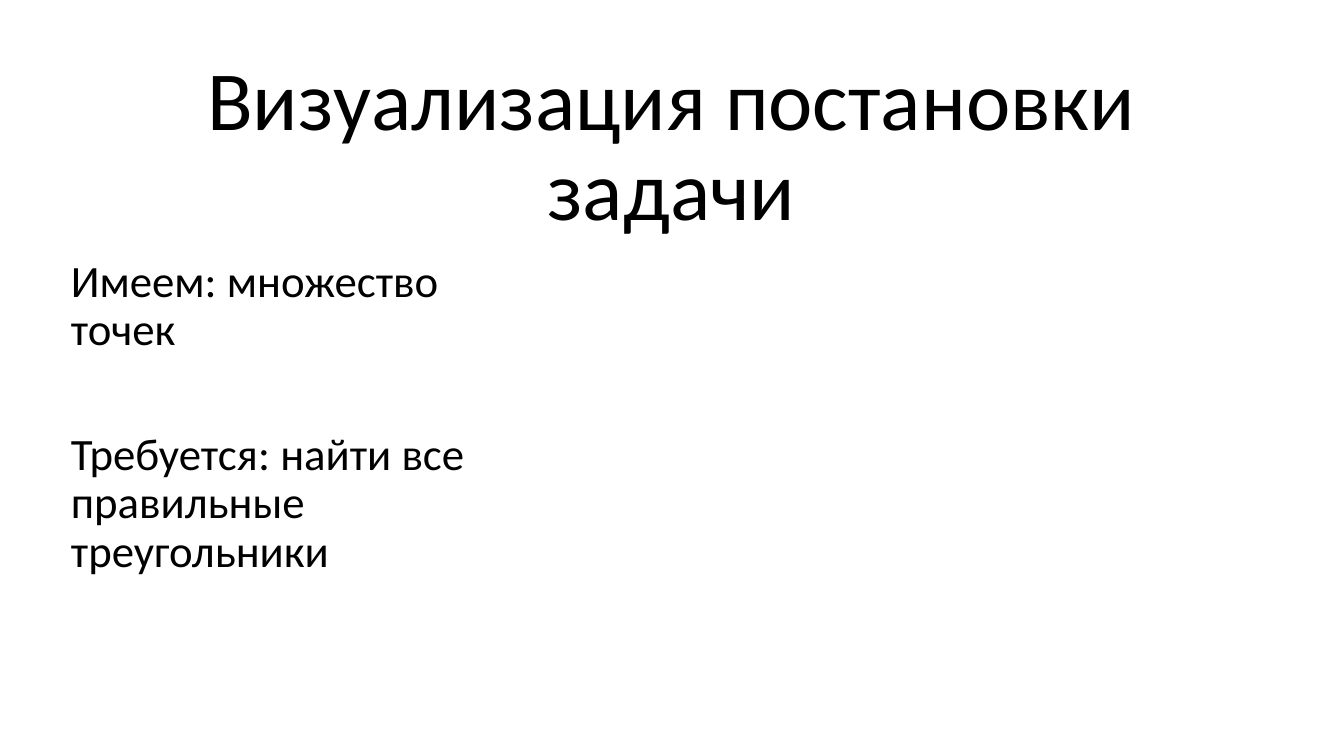
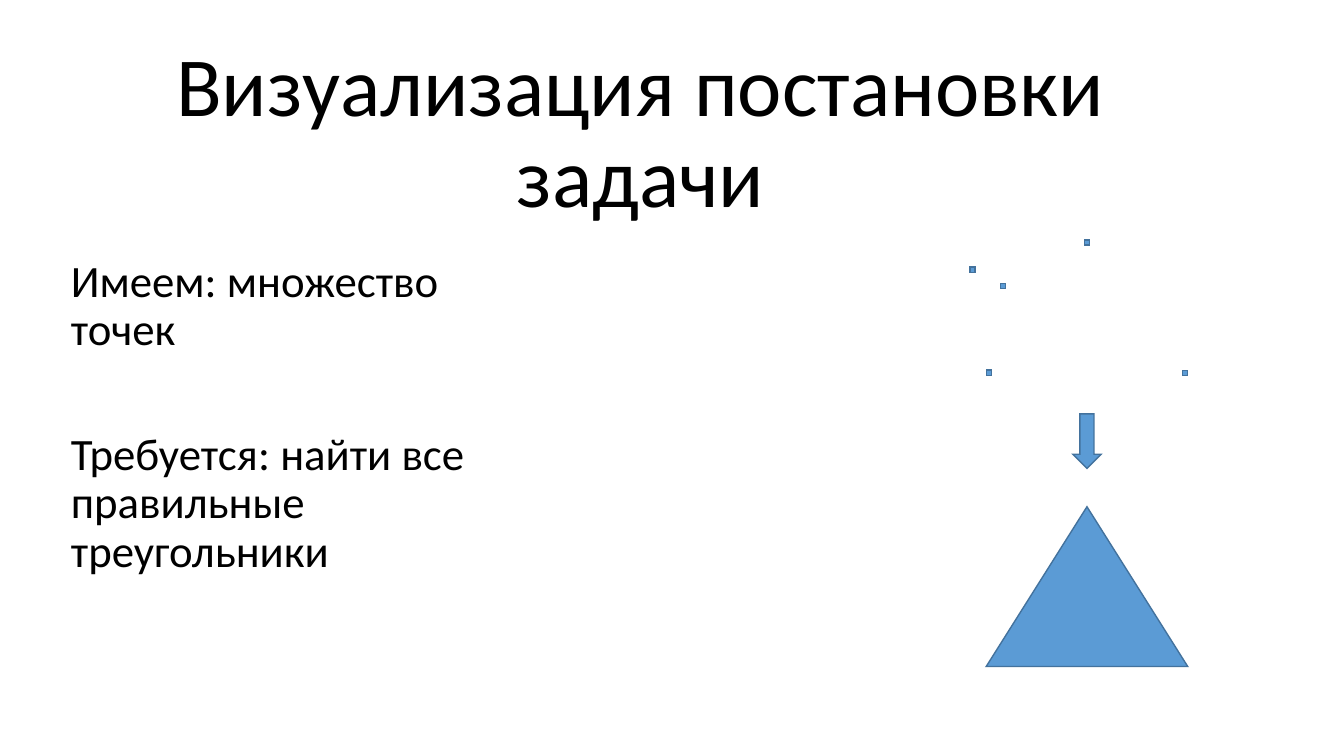
Before and after one commit to pavlovmd24/JavaGl239Project-master, a slide deck: slide 4 of report/презентация павлов михаил 10-1.pptx. Drawn at 1344x756 pixels with LibreOffice and Linux fonts; fonts in the diff are those of the drawing. Boxes give left, top, right and bottom in pixels: in the first picture for what was removed or moved away, otherwise in the second. Text is boxed around its words. In the diff, an @@ line names an element or a change of style, - is before the commit and + after.

```diff
--- a/report/презентация павлов михаил 10-1.pptx
+++ b/report/презентация павлов михаил 10-1.pptx
@@ title "Визуализация постановки задачи" moved from (x1=207, y1=76, x2=1135, y2=234) to (x1=176, y1=62, x2=1104, y2=221) @@
@@ rectangle added at (x1=970, y1=267, x2=975, y2=272), fill #5B9BD5, outline #43739E 1 pt @@
@@ rectangle added at (x1=1085, y1=240, x2=1090, y2=245), fill #5B9BD5, outline #43739E 1 pt @@
@@ rectangle added at (x1=1001, y1=283, x2=1006, y2=288), fill #5B9BD5, outline #43739E 1 pt @@
@@ rectangle added at (x1=986, y1=370, x2=991, y2=375), fill #5B9BD5, outline #43739E 1 pt @@
@@ rectangle added at (x1=1183, y1=371, x2=1188, y2=376), fill #5B9BD5, outline #43739E 1 pt @@
@@ down arrow added at (x1=1073, y1=414, x2=1101, y2=469), fill #5B9BD5, outline #43739E 1 pt @@
@@ triangle added at (x1=986, y1=507, x2=1188, y2=667), fill #5B9BD5, outline #43739E 1 pt @@
```
Also in this commit, not shown: 1 slide added, 3 other files.
